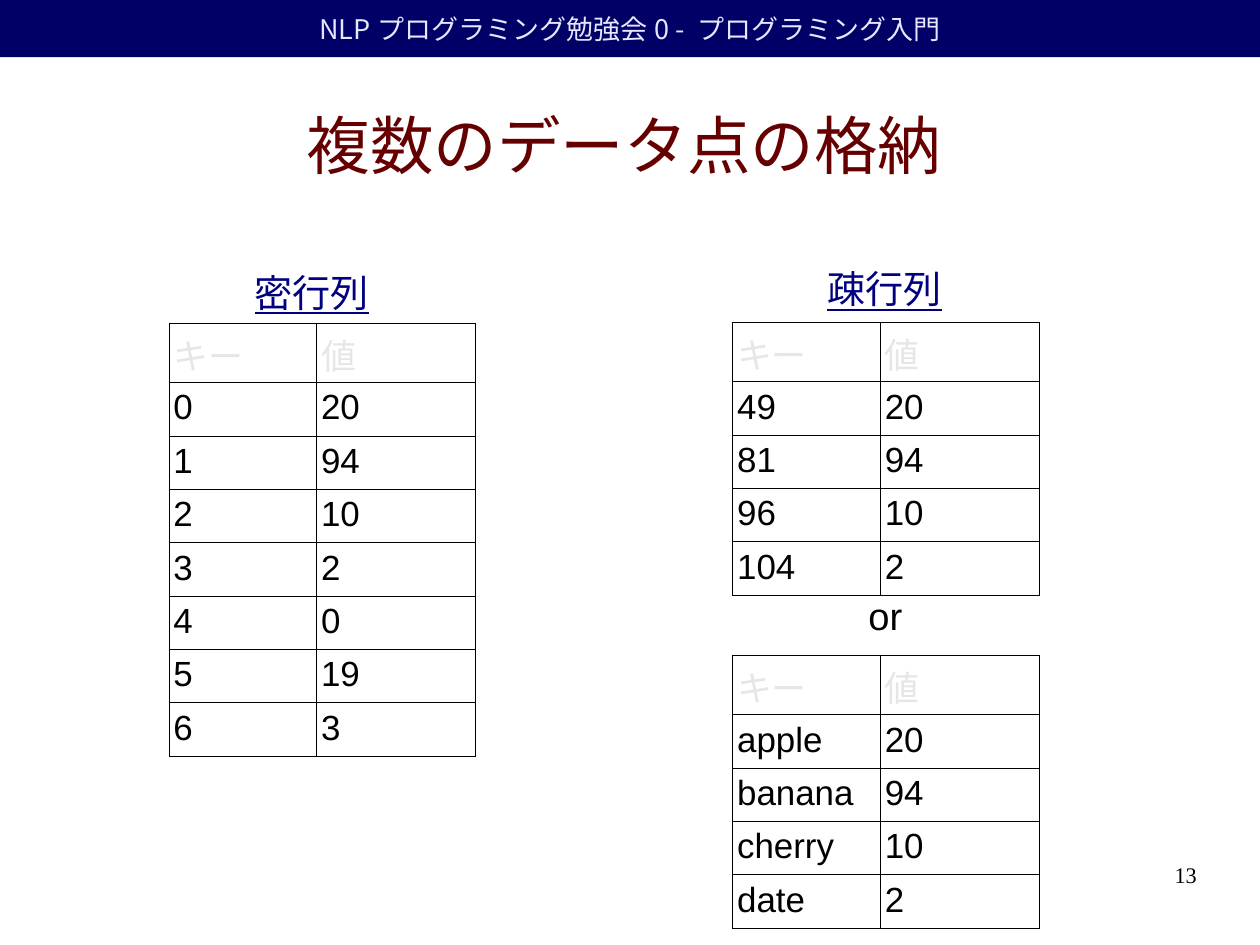
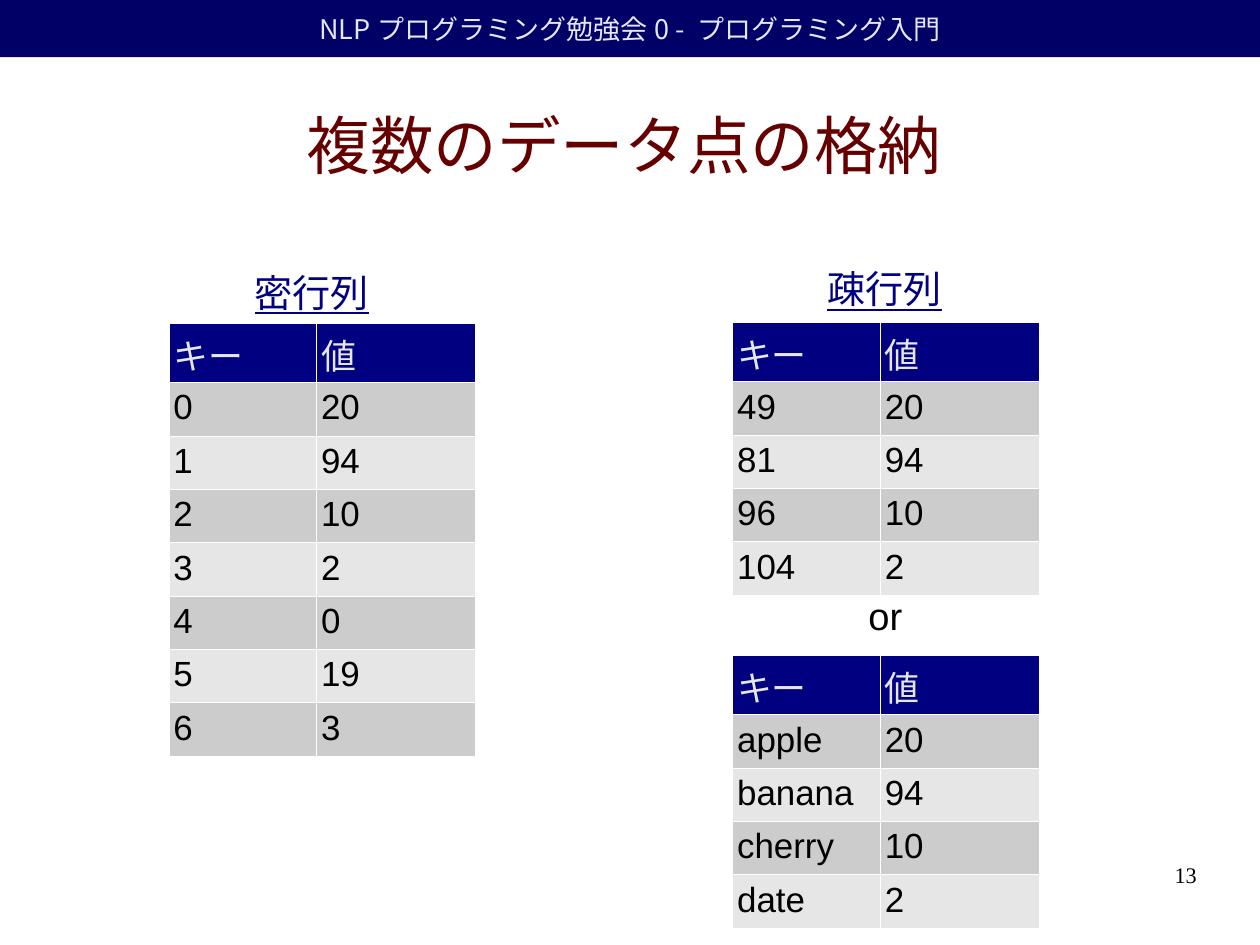
Before and after one commit to duffrind/nlppractice, a slide deck: slide 13 of download/00-intro/nlp-programming-ja-00-intro.odp. Drawn at 1260x945 pixels with LibreOffice and Linux fonts; fonts in the diff are those of the drawing; background and template pictures are left out. Boxes give left, top, right and bottom in pixels: in the first picture for what was removed or moved away, otherwise in the second. Text is boxed around its words. In the diff, an @@ line names an element or a change of style, - is before the commit and + after.

Commit message:
Some updates to slides

```diff
--- a/download/00-intro/nlp-programming-ja-00-intro.odp
+++ b/download/00-intro/nlp-programming-ja-00-intro.odp
@@ table at (169, 324, 476, 745) @@
@@ fill none to #000080 in row 1 @@
@@ fill none to #CCCCCC in 8 cells @@
@@ fill none to #E6E6E6 in 6 cells @@
@@ borders changed @@
@@ table at (733, 322, 1039, 584) @@
@@ fill none to #000080 in row 1 @@
@@ fill none to #CCCCCC in 4 cells @@
@@ fill none to #E6E6E6 in 4 cells @@
@@ borders changed @@
@@ table at (733, 655, 1039, 917) @@
@@ fill none to #000080 in row 1 @@
@@ fill none to #CCCCCC in 4 cells @@
@@ fill none to #E6E6E6 in 4 cells @@
@@ borders changed @@
```
Also in this commit, not shown: 1 other slide changed, 9 other files.
